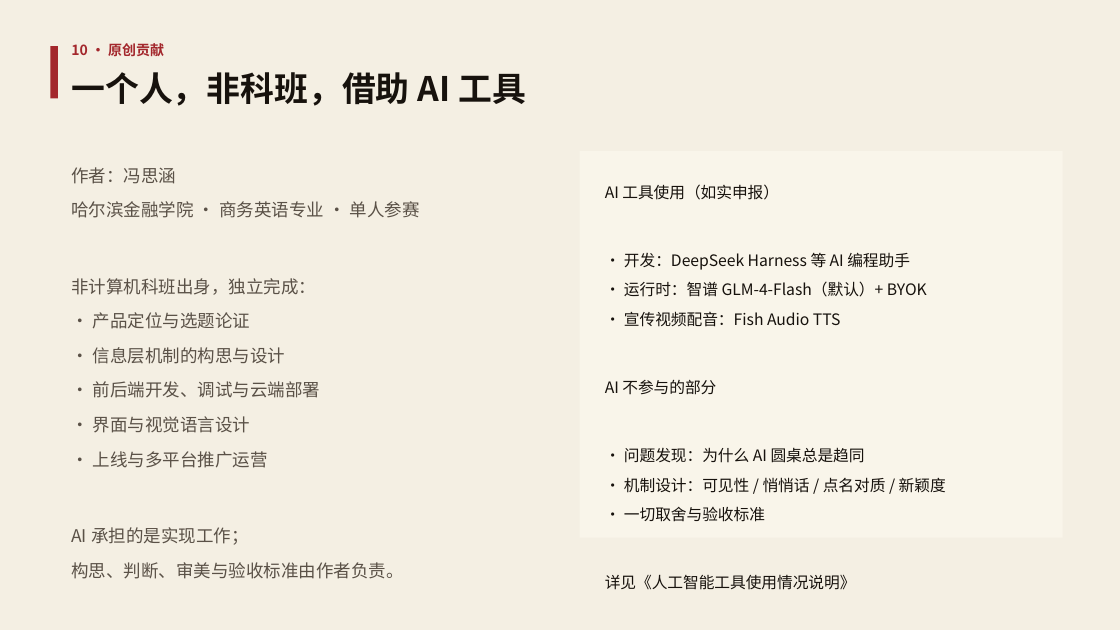
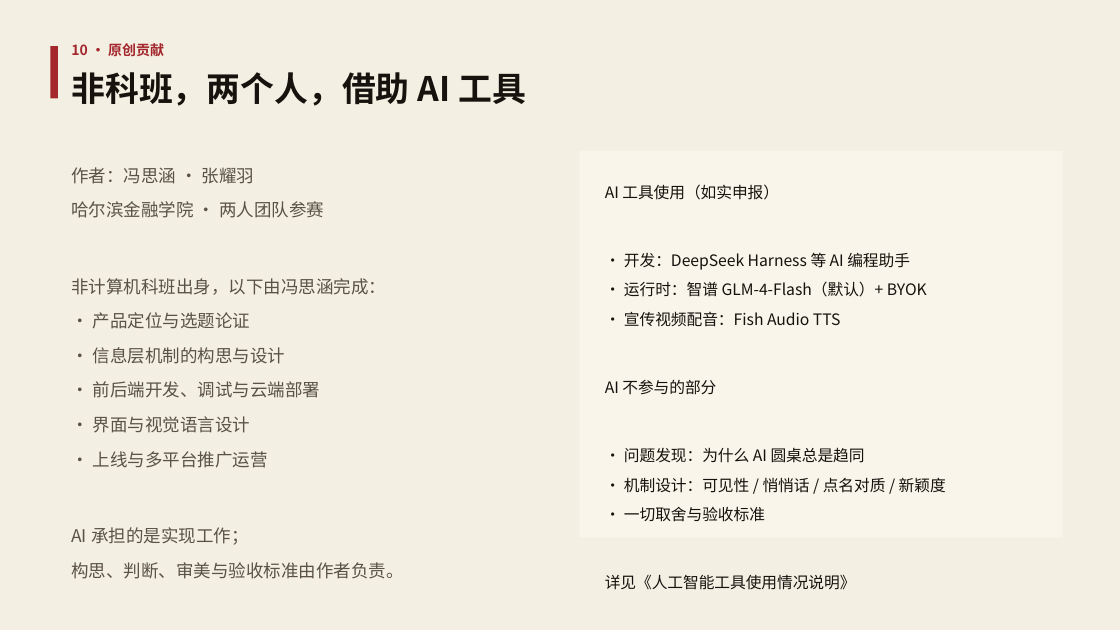
Before and after one commit to fsh114514/menwaitan, a slide deck: slide 11 of competition/答辩PPT.pptx. Drawn at 1120x630 pixels with LibreOffice and Linux fonts; fonts in the diff are those of the drawing. Boxes give left, top, right and bottom in pixels: in the first picture for what was removed or moved away, otherwise in the second. Text is boxed around its words. In the diff, an @@ line names an element or a change of style, - is before the commit and + after.

```diff
--- a/competition/答辩PPT.pptx
+++ b/competition/答辩PPT.pptx
@@ text at (71, 72, 526, 106): text changed @@
-一个人，非科班，借助 AI 工具
+非科班，两个人，借助 AI 工具
@@ text at (71, 167, 386, 295): text changed @@
-作者：冯思涵
-哈尔滨金融学院 · 商务英语专业 · 单人参赛
-非计算机科班出身，独立完成：
+作者：冯思涵 · 张耀羽
+哈尔滨金融学院 · 两人团队参赛
+非计算机科班出身，以下由冯思涵完成：
```
Also in this commit, not shown: 2 other slides changed, 16 other files.
